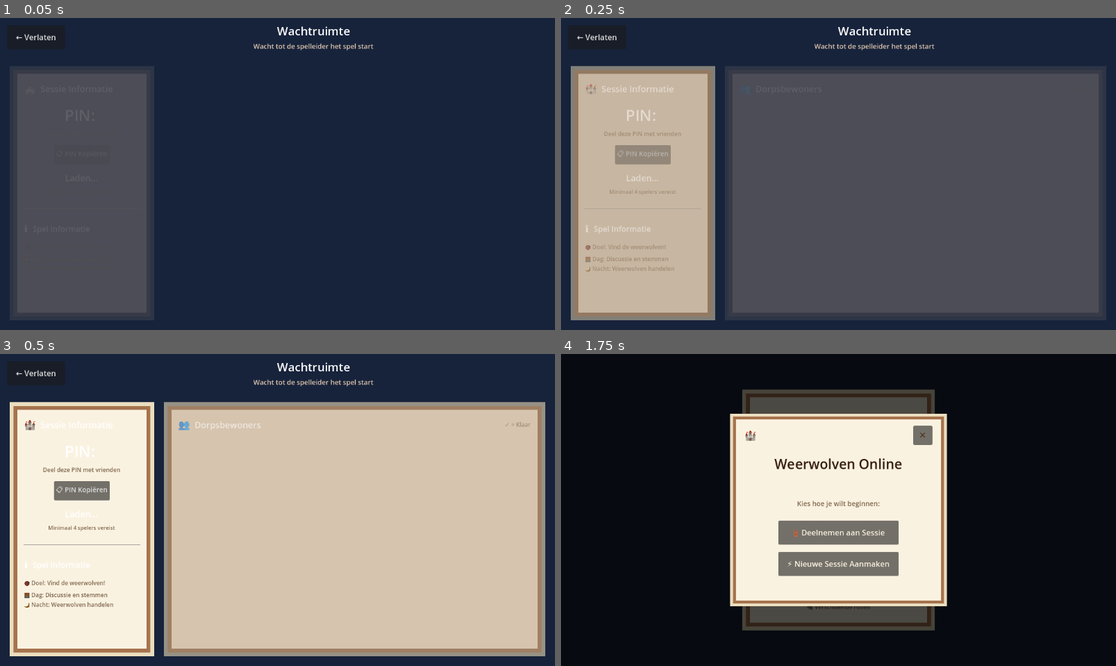
Above: before the commit, frames 1-4 (two rows, left to right).
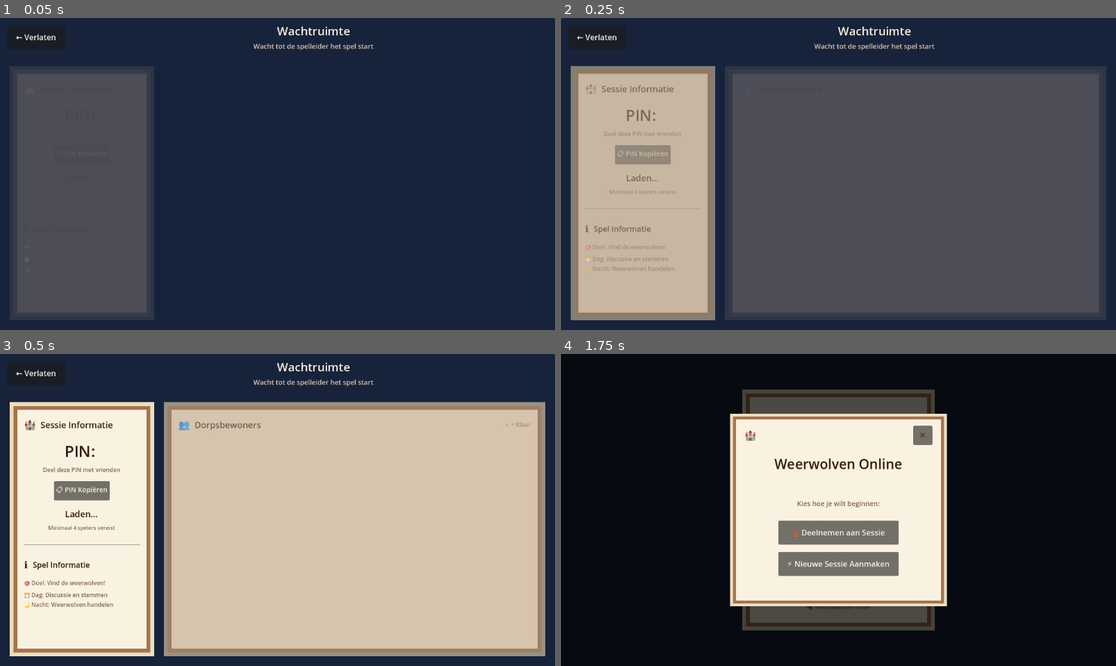
Above: after the commit, the same moments.

Repository: nvoostrom/weerwolfen-online
Game: Godot game, scene res://scenes/SessionScreen.tscn
The game is run twice, just before and just after one commit, with the same random seed, the same clock (stepped at 60 frames per second) and the same inputs. This scene is started directly instead of the project's main scene.
Inputs:
- Up to frame 1 (0.05 s): no input
- Up to frame 2 (0.25 s): no input
- Up to frame 3 (0.5 s): no input
- Up to frame 4 (1.75 s): click "← Verlaten" at 0.5 s; click "🎮 Spel Starten" at 1.25 s

The runs differ from the first frame. In frame 1, less than 0.1% of the frame differs, in the area x 3-63%, y 2-8%; in frame 2, 0.5%; in frame 3, 0.7%, in the area x 3-63%, y 2-82%; in frame 4, nothing differs.

Commit message:
fix contrast

Diff:
--- a/components/GameModal.tscn
+++ b/components/GameModal.tscn
@@ -89,6 +89,7 @@
 
 [node name="ModalIcon" type="Label" parent="ModalBackground/CenterContainer/ModalContent/VBoxContainer/TopBar"]
 layout_mode = 2
+theme_override_colors/font_color = Color(0.2, 0.1, 0.05, 1)
 theme_override_font_sizes/font_size = 24
 text = "🏰"
 
@@ -187,6 +188,7 @@
 
 [node name="PinIcon" type="Label" parent="ModalBackground/CenterContainer/ModalContent/VBoxContainer/ContentContainer/PinEntry/CenterContainer/VBoxContainer/PinSection"]
 layout_mode = 2
+theme_override_colors/font_color = Color(0.2, 0.1, 0.05, 1)
 theme_override_font_sizes/font_size = 32
 text = "🔑"
 horizontal_alignment = 1
--- a/components/PlayerListItem.tscn
+++ b/components/PlayerListItem.tscn
@@ -76,6 +76,7 @@
 [node name="PlayerAvatar" type="Label" parent="MarginContainer/HBoxContainer"]
 custom_minimum_size = Vector2(40, 40)
 layout_mode = 2
+theme_override_colors/font_color = Color(0.2, 0.1, 0.05, 1)
 theme_override_font_sizes/font_size = 28
 text = "👤"
 horizontal_alignment = 1
@@ -89,14 +90,15 @@
 
 [node name="PlayerNameLabel" type="Label" parent="MarginContainer/HBoxContainer/PlayerInfo"]
 layout_mode = 2
+theme_override_colors/font_color = Color(0.2, 0.1, 0.05, 1)
 theme_override_font_sizes/font_size = 16
 text = "Speler Naam"
 vertical_alignment = 1
 text_overrun_behavior = 3
 
 [node name="PlayerStatusLabel" type="Label" parent="MarginContainer/HBoxContainer/PlayerInfo"]
-modulate = Color(0.5, 0.4, 0.3, 1)
 layout_mode = 2
+theme_override_colors/font_color = Color(0.5, 0.4, 0.3, 1)
 theme_override_font_sizes/font_size = 11
 text = "Dorpsbewoner"
 
@@ -107,9 +109,9 @@
 
 [node name="HostBadge" type="Label" parent="MarginContainer/HBoxContainer/BadgesContainer"]
 visible = false
-modulate = Color(1, 0.8, 0, 1)
 custom_minimum_size = Vector2(70, 25)
 layout_mode = 2
+theme_override_colors/font_color = Color(1, 0.8, 0, 1)
 theme_override_font_sizes/font_size = 10
 text = "👑 HOST"
 horizontal_alignment = 1
@@ -118,6 +120,7 @@
 [node name="ReadyIndicator" type="Label" parent="MarginContainer/HBoxContainer/BadgesContainer"]
 custom_minimum_size = Vector2(35, 35)
 layout_mode = 2
+theme_override_colors/font_color = Color(0.2, 0.1, 0.05, 1)
 theme_override_font_sizes/font_size = 20
 text = "○"
 horizontal_alignment = 1
--- a/scenes/MainScreen.tscn
+++ b/scenes/MainScreen.tscn
@@ -117,6 +117,7 @@
 
 [node name="MoonIcon" type="Label" parent="CenterContainer/MainPanel/VBoxContainer/LogoSection"]
 layout_mode = 2
+theme_override_colors/font_color = Color(0.2, 0.1, 0.05, 1)
 theme_override_font_sizes/font_size = 48
 text = "🌙"
 horizontal_alignment = 1
--- a/scenes/SessionScreen.tscn
+++ b/scenes/SessionScreen.tscn
@@ -49,6 +49,7 @@
 custom_minimum_size = Vector2(120, 50)
 layout_mode = 2
 size_flags_vertical = 4
+theme_override_colors/font_color = Color(0.98, 0.95, 0.88, 1)
 theme_override_font_sizes/font_size = 16
 text = "← Verlaten"
 
@@ -60,14 +61,15 @@
 
 [node name="TitleLabel" type="Label" parent="TopBar/TitleContainer"]
 layout_mode = 2
+theme_override_colors/font_color = Color(0.98, 0.95, 0.88, 1)
 theme_override_font_sizes/font_size = 24
 text = "Wachtruimte"
 horizontal_alignment = 1
 vertical_alignment = 2
 
 [node name="SubtitleLabel" type="Label" parent="TopBar/TitleContainer"]
-modulate = Color(0.9, 0.8, 0.7, 1)
-layout_mode = 2
+layout_mode = 2
+theme_override_colors/font_color = Color(0.9, 0.8, 0.7, 1)
 theme_override_font_sizes/font_size = 14
 text = "Wacht tot alle spelers zijn aangesloten"
 horizontal_alignment = 1
@@ -76,6 +78,7 @@
 custom_minimum_size = Vector2(150, 50)
 layout_mode = 2
 size_flags_vertical = 4
+theme_override_colors/font_color = Color(0.98, 0.95, 0.88, 1)
 theme_override_font_sizes/font_size = 16
 text = "🎮 Start Spel"
 
@@ -162,12 +165,14 @@
 
 [node name="SessionIcon" type="Label" parent="MarginContainer/HBoxContainer/LeftPanel/VBoxContainer/SessionInfo/SessionHeader"]
 layout_mode = 2
+theme_override_colors/font_color = Color(0.2, 0.1, 0.05, 1)
 theme_override_font_sizes/font_size = 24
 text = "🏰"
 
 [node name="SessionLabel" type="Label" parent="MarginContainer/HBoxContainer/LeftPanel/VBoxContainer/SessionInfo/SessionHeader"]
 layout_mode = 2
 size_flags_horizontal = 3
+theme_override_colors/font_color = Color(0.2, 0.1, 0.05, 1)
 theme_override_font_sizes/font_size = 18
 text = "Sessie Informatie"
 vertical_alignment = 1
@@ -178,13 +183,14 @@
 
 [node name="PinDisplay" type="Label" parent="MarginContainer/HBoxContainer/LeftPanel/VBoxContainer/SessionInfo/PinContainer"]
 layout_mode = 2
+theme_override_colors/font_color = Color(0.2, 0.1, 0.05, 1)
 theme_override_font_sizes/font_size = 32
 text = "PIN: 000000"
 horizontal_alignment = 1
 
 [node name="PinDescription" type="Label" parent="MarginContainer/HBoxContainer/LeftPanel/VBoxContainer/SessionInfo/PinContainer"]
-modulate = Color(0.5, 0.4, 0.3, 1)
-layout_mode = 2
+layout_mode = 2
+theme_override_colors/font_color = Color(0.5, 0.4, 0.3, 1)
 theme_override_font_sizes/font_size = 12
 text = "Deel deze PIN met vrienden"
 horizontal_alignment = 1
@@ -193,6 +199,7 @@
 custom_minimum_size = Vector2(0, 40)
 layout_mode = 2
 size_flags_horizontal = 4
+theme_override_colors/font_color = Color(0.98, 0.95, 0.88, 1)
 theme_override_font_sizes/font_size = 14
 text = "📋 PIN Kopiëren"
 
@@ -202,13 +209,14 @@
 
 [node name="PlayersCount" type="Label" parent="MarginContainer/HBoxContainer/LeftPanel/VBoxContainer/SessionInfo/PlayersCountContainer"]
 layout_mode = 2
+theme_override_colors/font_color = Color(0.2, 0.1, 0.05, 1)
 theme_override_font_sizes/font_size = 18
 text = "0/8 Spelers"
 horizontal_alignment = 1
 
 [node name="PlayersDescription" type="Label" parent="MarginContainer/HBoxContainer/LeftPanel/VBoxContainer/SessionInfo/PlayersCountContainer"]
-modulate = Color(0.5, 0.4, 0.3, 1)
-layout_mode = 2
+layout_mode = 2
+theme_override_colors/font_color = Color(0.5, 0.4, 0.3, 1)
 theme_override_font_sizes/font_size = 11
 text = "Minimaal 4 spelers vereist"
 horizontal_alignment = 1
@@ -227,12 +235,14 @@
 
 [node name="GameInfoIcon" type="Label" parent="MarginContainer/HBoxContainer/LeftPanel/VBoxContainer/GameInfo/GameInfoHeader"]
 layout_mode = 2
+theme_override_colors/font_color = Color(0.2, 0.1, 0.05, 1)
 theme_override_font_sizes/font_size = 20
 text = "ℹ️"
 
 [node name="GameInfoLabel" type="Label" parent="MarginContainer/HBoxContainer/LeftPanel/VBoxContainer/GameInfo/GameInfoHeader"]
 layout_mode = 2
 size_flags_horizontal = 3
+theme_override_colors/font_color = Color(0.2, 0.1, 0.05, 1)
 theme_override_font_sizes/font_size = 16
 text = "Spel Informatie"
 vertical_alignment = 1
@@ -242,15 +252,15 @@
 theme_override_constants/separation = 8
 
 [node name="HowToPlay" type="Label" parent="MarginContainer/HBoxContainer/LeftPanel/VBoxContainer/GameInfo/GameInfoContent"]
-modulate = Color(0.5, 0.4, 0.3, 1)
-layout_mode = 2
+layout_mode = 2
+theme_override_colors/font_color = Color(0.5, 0.4, 0.3, 1)
 theme_override_font_sizes/font_size = 12
 text = "🎯 Doel: Vind de weerwolven!"
 autowrap_mode = 2
 
 [node name="GamePhases" type="Label" parent="MarginContainer/HBoxContainer/LeftPanel/VBoxContainer/GameInfo/GameInfoContent"]
-modulate = Color(0.5, 0.4, 0.3, 1)
-layout_mode = 2
+layout_mode = 2
+theme_override_colors/font_color = Color(0.5, 0.4, 0.3, 1)
 theme_override_font_sizes/font_size = 12
 text = "🌅 Dag: Discussie en stemmen
 🌙 Nacht: Weerwolven handelen"
@@ -317,19 +327,21 @@
 
 [node name="PlayersIcon" type="Label" parent="MarginContainer/HBoxContainer/RightPanel/PlayersSection/PlayersHeader"]
 layout_mode = 2
+theme_override_colors/font_color = Color(0.2, 0.1, 0.05, 1)
 theme_override_font_sizes/font_size = 24
 text = "👥"
 
 [node name="PlayersLabel" type="Label" parent="MarginContainer/HBoxContainer/RightPanel/PlayersSection/PlayersHeader"]
 layout_mode = 2
 size_flags_horizontal = 3
+theme_override_colors/font_color = Color(0.2, 0.1, 0.05, 1)
 theme_override_font_sizes/font_size = 18
 text = "Dorpsbewoners"
 vertical_alignment = 1
 
 [node name="ReadyStatus" type="Label" parent="MarginContainer/HBoxContainer/RightPanel/PlayersSection/PlayersHeader"]
-modulate = Color(0.5, 0.4, 0.3, 1)
-layout_mode = 2
+layout_mode = 2
+theme_override_colors/font_color = Color(0.5, 0.4, 0.3, 1)
 theme_override_font_sizes/font_size = 12
 text = "✓ = Klaar"
 vertical_alignment = 1
